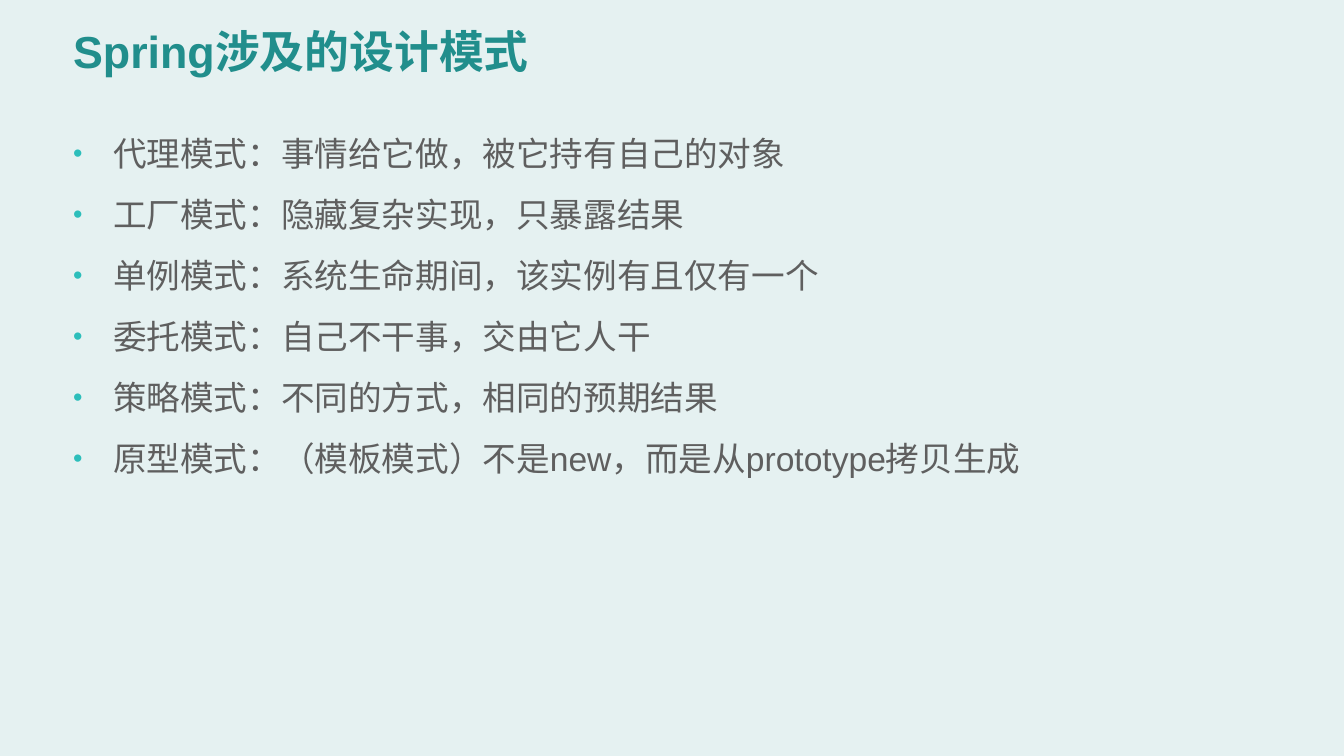
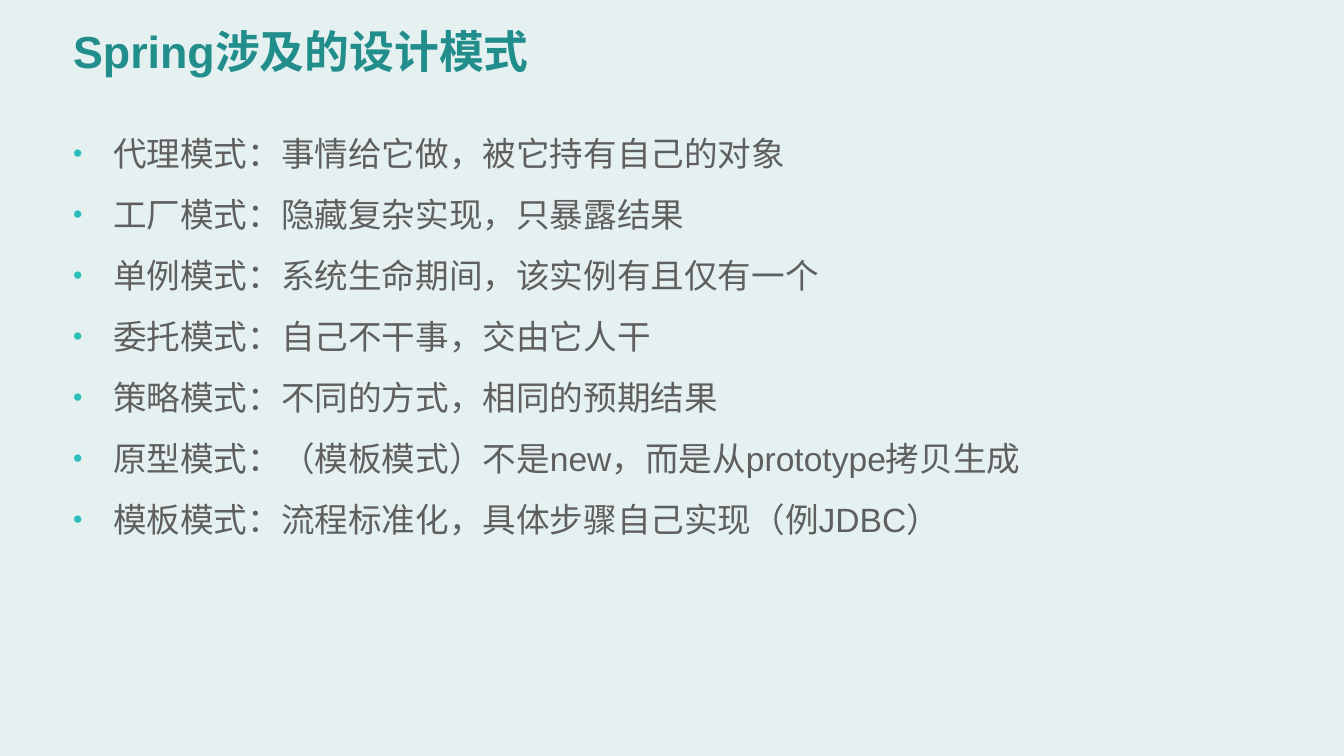
Before and after one commit to woodywoodpecker/py4j-notes, a slide deck: slide 3 of Spring/Spring源码分析.pptx. Drawn at 1344x756 pixels with LibreOffice and Linux fonts; fonts in the diff are those of the drawing. Boxes give left, top, right and bottom in pixels: in the first picture for what was removed or moved away, otherwise in the second. Text is boxed around its words. In the diff, an @@ line names an element or a change of style, - is before the commit and + after.

```diff
--- a/Spring/Spring源码分析.pptx
+++ b/Spring/Spring源码分析.pptx
@@ text at (113, 503, 940, 536): paragraph added @@
+• 模板模式：流程标准化，具体步骤自己实现（例JDBC）
```
Also in this commit, not shown: 1 slide added.
